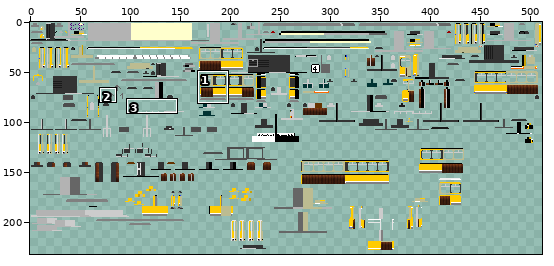
Two versions of one sprite sheet, src/main/resources/assets/tc/textures/trains/Duewag_GT6ER_Yellow.png. Above, an overview of the earlier version with the close-up marked.
Close-up. Old version:
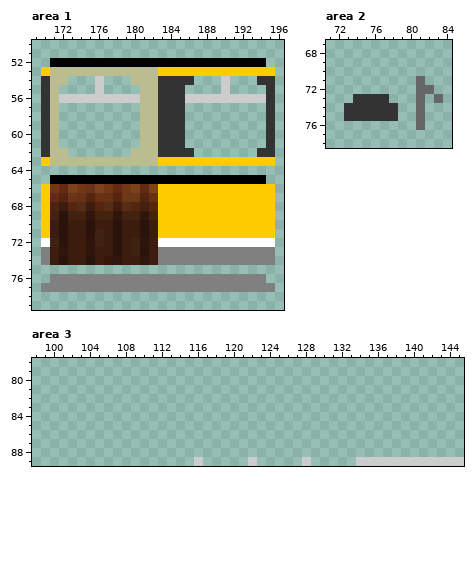
The file is 512x256 pixels. Colours within 5 levels of each other are drawn and written as one. Shown: area 1: x 169..196, y 50..79; area 2: x 71..84, y 67..78; area 3: x 98..145, y 78..89. The wide view leaves out empty margins. The commit also changed other parts of the picture, which this record leaves out.
New version:
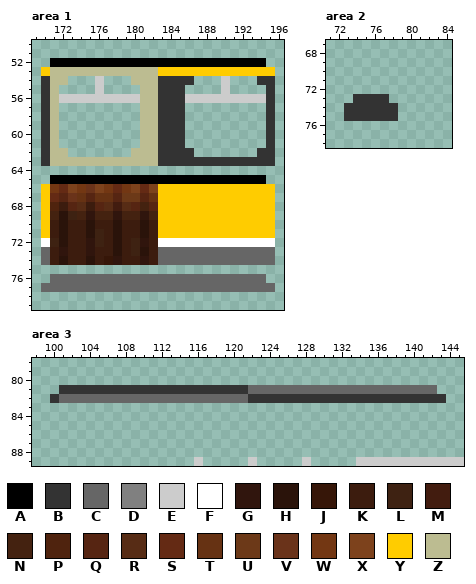
Palette (. is transparent): A #000000  B #333333  C #666666  D #808080  E #cccccc  F #ffffff  G #30150d  H #2a130a  J #361608  K #3c1c0e  L #3e2212  M #421c0f  N #442210  P #4f230e  Q #562512  R #572c15  S #642a14  T #663213  U #6c3918  V #6a331a  W #733713  X #7d421c  Y #ffcc00  Z #bcbc91
What changed:
Area 1:
y 63: x 170 Y -> B; x 183..195 YYYYYYYYYYYYY -> BBBBBBBBBBBBB
y 73..74: x 170 D -> C; x 183..195 DDDDDDDDDDDDD -> CCCCCCCCCCCCC
y 76: x 171..194 DDDDDDDDDDDDDDDDDDDDDDDD -> CCCCCCCCCCCCCCCCCCCCCCCC
y 77: x 170..195 DDDDDDDDDDDDDDDDDDDDDDDDDD -> CCCCCCCCCCCCCCCCCCCCCCCCCC
Area 2:
y 71: x 81 C -> .
y 72: x 81..82 CC -> ..
y 73: x 81 C -> .; x 83 C -> .
y 74..76: x 81 C -> .
Area 3:
y 81: x 101..142 .......................................... -> BBBBBBBBBBBBBBBBBBBBBCCCCCCCCCCCCCCCCCCCCC
y 82: x 100..143 ............................................ -> BCCCCCCCCCCCCCCCCCCCCCBBBBBBBBBBBBBBBBBBBBBB
